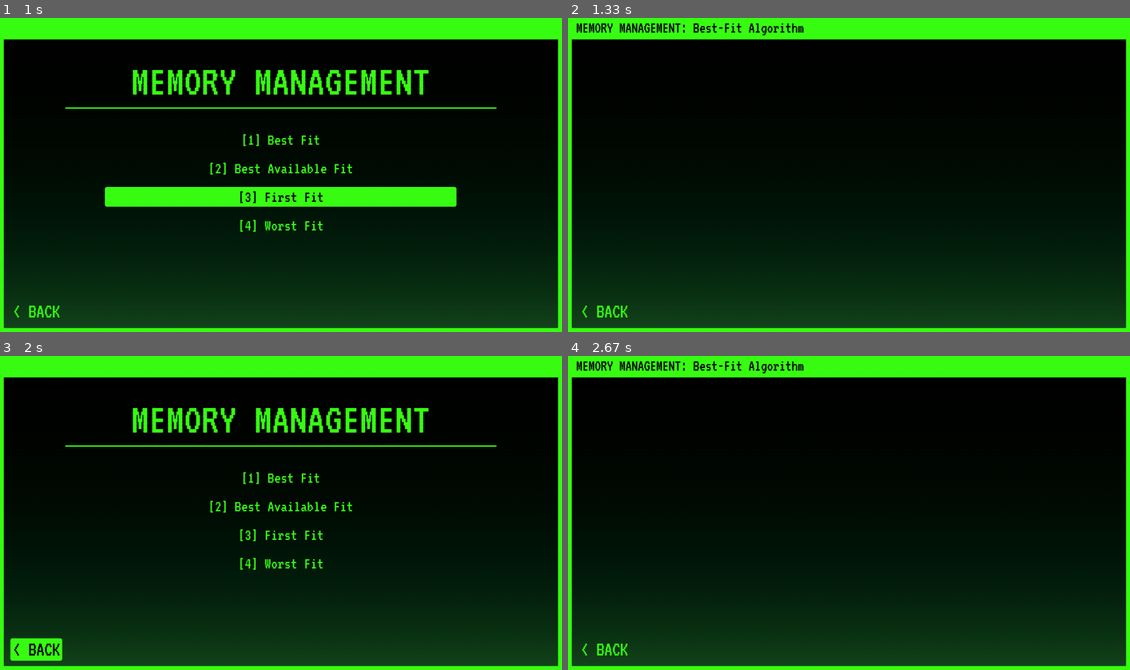
Above: before the commit, frames 1-4 (two rows, left to right).
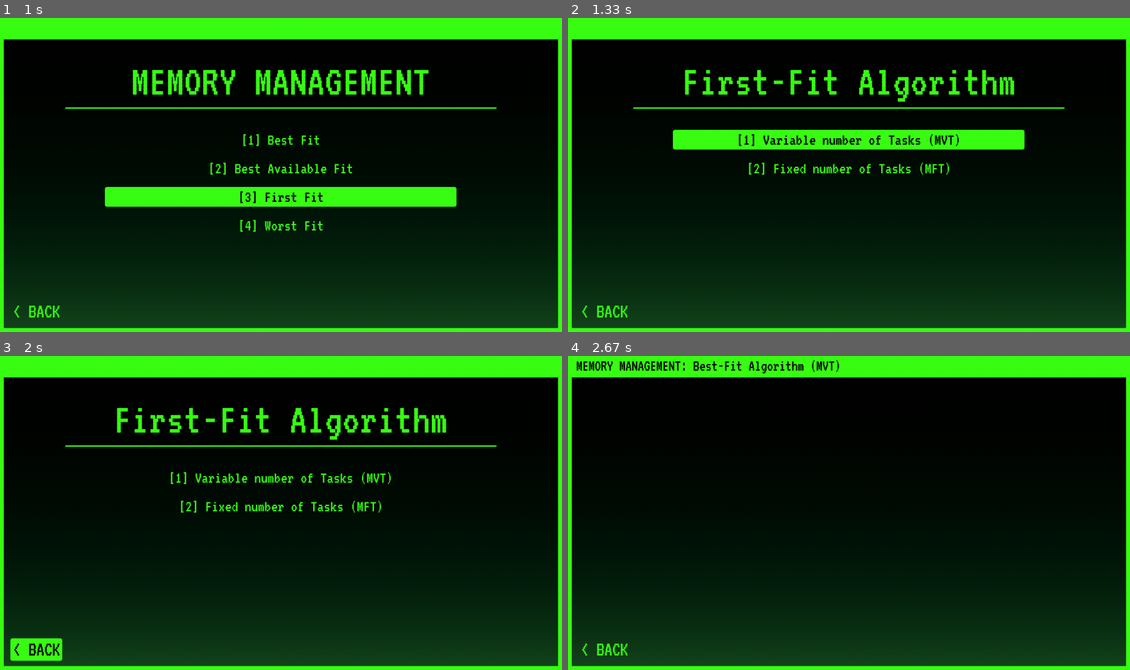
Above: after the commit, the same moments.

Repository: kok0krunch/operating_system_simulator
Game: pygame game, started from os_simulator/main.py
Two runs of this game, one before a commit and one after it. Both use one fixed random seed, a clock stepped at 60 frames per second and the inputs below.
Inputs (mouse positions are in pixels of both pictures, inside the frame that each line leads up to):
- Up to frame 1 (1 s): click (258, 187) at 0.38 s; click (281, 193) at 0.72 s
- Up to frame 2 (1.33 s): click "[1] Best Fit" at 1.05 s
- Up to frame 3 (2 s): click (281, 506) at 1.38 s, where only the run after the commit has a clickable "[2] Fixed number of Tasks (MF…"; click "< BACK" at 1.72 s
- Up to frame 4 (2.67 s): click (849, 478) at 2.27 s, where only the run after the commit has a clickable "[1] Variable number of Tasks …"

Frame 1 is identical in both runs. In frame 2, 7.2% of the frame differs, in the area x 1-89%, y 1-50%; in frame 3, 4.1%; in frame 4, less than 0.1%.

Commit message:
feat (bf): copied the menus for first fit to best_fit as they both have mvt and mft.

Diff:
--- a/os_simulator/algorithms/memory_management/best_fit.py
+++ b/os_simulator/algorithms/memory_management/best_fit.py
@@ -6,12 +6,13 @@
 # Constants & Configurations
 NEON_GREEN = (57, 255, 20)
 BLACK = (0, 0, 0)
+RED = (255, 0, 0)
 
 # Screen Size Dimensions
 SCREEN_WIDTH = 1280
 SCREEN_HEIGHT = 720
 
-def bf_menu(screen):
+def mvt_menu(screen):
     pygame.init()
     clock = pygame.time.Clock()
 
@@ -35,9 +36,6 @@
     font_input = pygame.font.Font(font_path, 48)
     font_table = pygame.font.Font(font_path, 32)
 
-    def run_worst_fit():
-        pass
-
     # Main UI loop
     running = True
     while running:
@@ -70,7 +68,7 @@
             screen.fill(BLACK)
 
         # 1. Top Left Header Panel
-        title_surface = font_title.render("MEMORY MANAGEMENT: Best-Fit Algorithm", True, BLACK)
+        title_surface = font_title.render("MEMORY MANAGEMENT: Best-Fit Algorithm (MVT)", True, BLACK)
         screen.blit(title_surface, (20, 10))
 
         # 2. Setup Screen Interactions
@@ -89,11 +87,196 @@
         pygame.display.flip()
         clock.tick(30)
 
-if __name__ == "__main__":
-    main_screen = pygame.display.set_mode((SCREEN_WIDTH, SCREEN_HEIGHT))
-    pygame.display.set_caption("Memory Management Best Fit Algorithm")
-    bf_menu(main_screen)
-
+def mft_menu(screen):
+    pygame.init()
+    clock = pygame.time.Clock()
+
+    # Load resources with fallbacks
+    try:
+        background = pygame.image.load("os_simulator\\components\\background.png").convert()
+        background = pygame.transform.scale(background, (SCREEN_WIDTH, SCREEN_HEIGHT))
+    except Exception:
+        background = None
+
+    # Load the uploaded VT323-Regular.ttf font file explicitly
+    font_path = "os_simulator\\components\\VT323-Regular.ttf"
+    if not os.path.exists(font_path):
+        print(f"CRITICAL ERROR: The font file '{font_path}' was not found in the directory.")
+        pygame.quit()
+        sys.exit()
+
+    # Define font instances
+    font_title = pygame.font.Font(font_path, 36)
+    font_setup = pygame.font.Font(font_path, 46)
+    font_input = pygame.font.Font(font_path, 48)
+    font_table = pygame.font.Font(font_path, 32)
+
+    def run_worst_fit():
+        pass
+
+    # Main UI loop
+    running = True
+    while running:
+        mouse_pos = pygame.mouse.get_pos()
+
+        # Pre-create the < BACK button interaction area at the bottom left coordinates
+        back_surf_idle = font_setup.render("< BACK", True, NEON_GREEN)
+        back_rect = back_surf_idle.get_rect(topleft=(30, 650))
+
+        for event in pygame.event.get():
+            if event.type == pygame.QUIT:
+                pygame.quit()
+                sys.exit()
+
+            elif event.type == pygame.MOUSEBUTTONDOWN:
+                if event.button == 1:  # Left Click
+                    if back_rect.collidepoint(mouse_pos):
+                        running = False
+                        return
+
+            elif event.type == pygame.KEYDOWN:
+                if event.key == pygame.K_ESCAPE:
+                    running = False
+                    return
+
+        # Rendering Background Graphics
+        if background:
+            screen.blit(background, (0, 0))
+        else:
+            screen.fill(BLACK)
+
+        # 1. Top Left Header Panel
+        title_surface = font_title.render("MEMORY MANAGEMENT: Best-Fit Algorithm(MFT)", True, BLACK)
+        screen.blit(title_surface, (20, 10))
+
+        # 2. Setup Screen Interactions
+
+        # 3. Output
+
+        # 4. Render the Interactive < BACK Button (Visible on ALL states/outputs)
+        if back_rect.collidepoint(mouse_pos):
+            pygame.draw.rect(screen, NEON_GREEN, back_rect.inflate(10, 5), 0, 4)
+            back_surface = font_setup.render("< BACK", True, BLACK)
+        else:
+            back_surface = font_setup.render("< BACK", True, NEON_GREEN)
+
+        screen.blit(back_surface, back_rect.topleft)
+
+        pygame.display.flip()
+        clock.tick(30)
+
+def bf_menu(screen):
+    pygame.init()
+    screen = pygame.display.set_mode((SCREEN_WIDTH, SCREEN_HEIGHT))
+    pygame.display.set_caption("MEMORY TYPE")
+    clock = pygame.time.Clock()
+
+    # Load Background Canvas
+    try:
+        background = pygame.image.load("os_simulator\\components\\background.png").convert()
+        background = pygame.transform.scale(background, (SCREEN_WIDTH, SCREEN_HEIGHT))
+    except Exception:
+        background = None
+
+    # Load Font
+    font_path = "os_simulator\\components\\VT323-Regular.ttf"
+    if not os.path.exists(font_path):
+        print(f"CRITICAL ERROR: Font asset '{font_path}' was not found.")
+        pygame.quit()
+        sys.exit()
+
+    font_header = pygame.font.Font(font_path, 100)
+    font_button = pygame.font.Font(font_path, 38)
+    font_back = pygame.font.Font(font_path, 46)
+
+    # Menu Options Mapping
+    menu_options = [
+        ("[1] Variable number of Tasks (MVT)", mvt_menu),
+        ("[2] Fixed number of Tasks (MFT)", mft_menu),
+    ]
+
+    # Pre-calculate positions to create clean hover/click boundaries
+    button_rects = []
+    start_y = 260
+    gap_y = 65
+    button_width = 800
+    button_height = 45
+    center_x = SCREEN_WIDTH // 2 - button_width // 2
+
+    for idx, (text, func) in enumerate(menu_options):
+        rect = pygame.Rect(center_x, start_y + (idx * gap_y), button_width, button_height)
+        button_rects.append((rect, text, func))
+
+    running = True
+    while running:
+        mouse_pos = pygame.mouse.get_pos()
+        back_surf_idle = font_back.render("< BACK", True, NEON_GREEN)
+        back_rect = back_surf_idle.get_rect(topleft=(30, 650))
+
+        for event in pygame.event.get():
+            if event.type == pygame.QUIT:
+                running = False
+                pygame.quit()
+                sys.exit()
+
+            elif event.type == pygame.MOUSEBUTTONDOWN:
+                if event.button == 1:  # Left Click Action Node
+                    if back_rect.collidepoint(mouse_pos):
+                        running = False
+                        return
+
+                    for rect, text, func in button_rects:
+                        if rect.collidepoint(mouse_pos):
+                            # Pass the screen variable into your standalone module loops
+                            func(screen)
+                            # Restore window caption limits after returning from sub-modules
+                            pygame.display.set_caption("Virtual Memory Page Replacement Simulator")
+
+            elif event.type == pygame.KEYDOWN:
+                if event.key == pygame.K_ESCAPE:
+                    running = False
+                    return
+
+        # Render Background Graphics
+        if background:
+            screen.blit(background, (0, 0))
+        else:
+            screen.fill(BLACK)
+
+        # 1. Main Title Header Render
+        title_surf = font_header.render("First-Fit Algorithm", True, NEON_GREEN)
+        title_rect = title_surf.get_rect(center=(SCREEN_WIDTH // 2, 150))
+        screen.blit(title_surf, title_rect)
+
+        # Draw Title Horizontal Divider Line
+        pygame.draw.line(screen, NEON_GREEN, (150, 210), (SCREEN_WIDTH - 150, 210), 3)
+
+        # 2. Interactive Highlights Loop Mapping
+        for rect, text, func in button_rects:
+            is_hovered = rect.collidepoint(mouse_pos)
+
+            if is_hovered:
+                # Hovered State: Solid Neon Green container box, text becomes Black
+                pygame.draw.rect(screen, NEON_GREEN, rect, 0, 4)
+                text_surf = font_button.render(text, True, BLACK)
+            else:
+                # Idle State: Transparent box background, text stays Neon Green
+                text_surf = font_button.render(text, True, NEON_GREEN)
+
+            # Center text perfectly inside the target box boundaries
+            text_rect = text_surf.get_rect(center=rect.center)
+            screen.blit(text_surf, text_rect)
+
+        # Render Back Button Option
+        if back_rect.collidepoint(mouse_pos):
+            pygame.draw.rect(screen, NEON_GREEN, back_rect.inflate(10, 5), 0, 4)
+            back_surf = font_back.render("< BACK", True, BLACK)
+        else:
+            back_surf = font_back.render("< BACK", True, NEON_GREEN)
+        screen.blit(back_surf, back_rect.topleft)
+
+        pygame.display.flip()
+        clock.tick(30)
 
 
 class BestFit:
